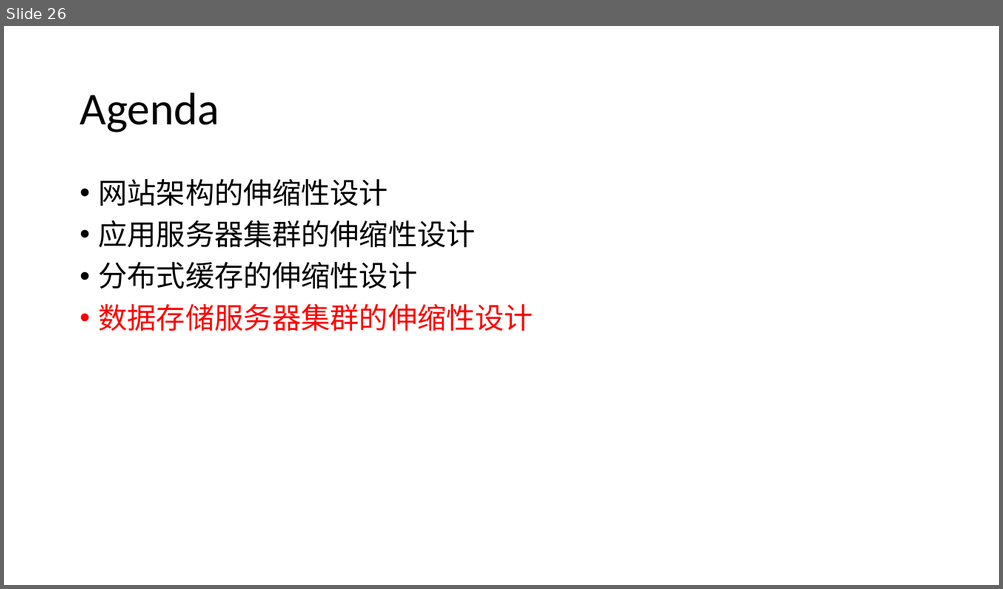
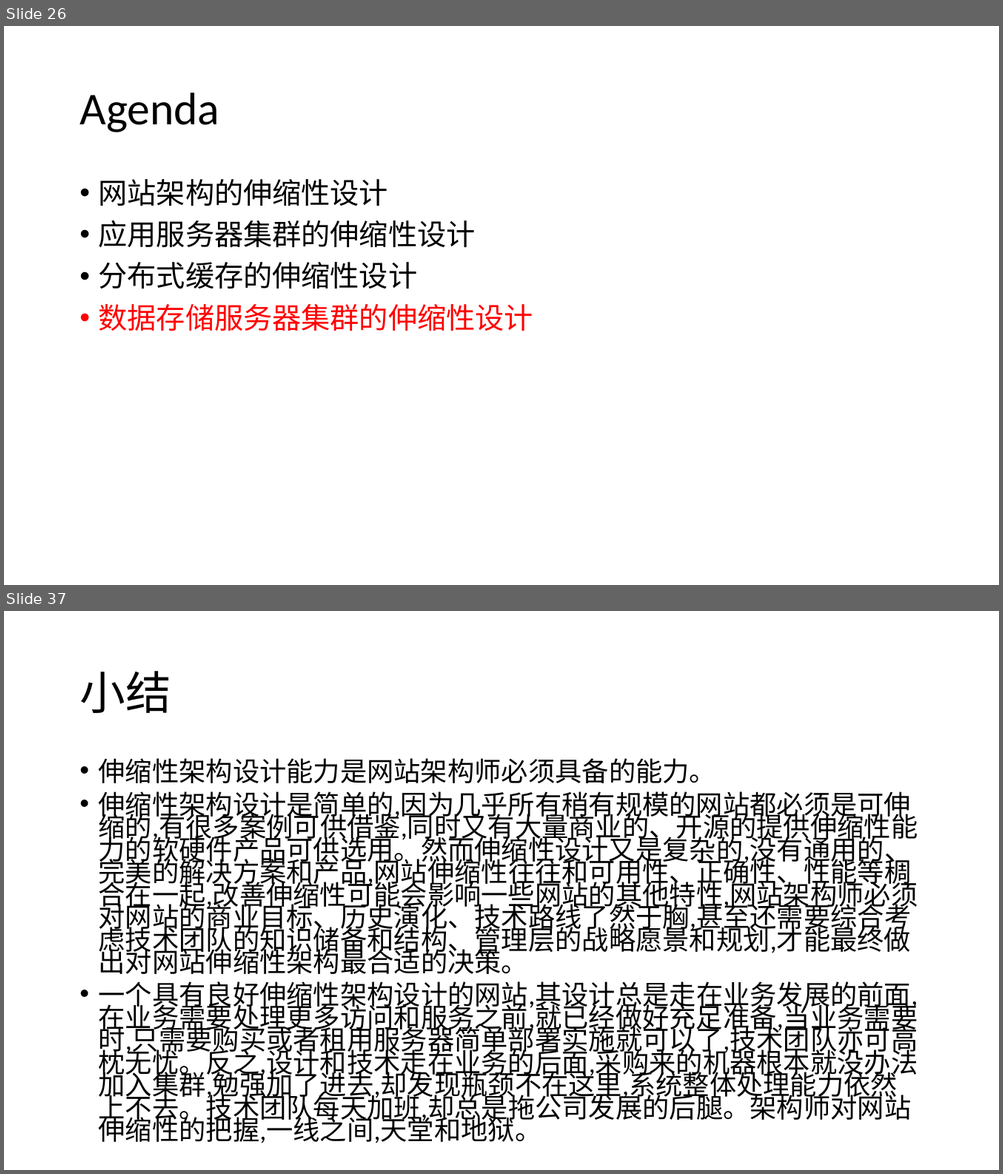
Before and after one commit to airuitian/MicroService, a slide deck: architecture/6. 网站的伸缩性架构.pptx. Shown one above the other, each under a label of ours: slide 26 before the commit, slides 26 and 37 after it; the slides between them are not shown. The pictures are 1003x589 and 1003x1174 pixels, drawn with LibreOffice and Linux fonts; fonts in the diff are those of the drawing. Boxes give left, top, right and bottom in pixels: in the first picture for what was removed or moved away, otherwise in the second. Text is boxed around its words. In the diff, an @@ line names an element or a change of style, - is before the commit and + after.

Commit message:
update ppt

```diff
--- a/architecture/6. 网站的伸缩性架构.pptx
+++ b/architecture/6. 网站的伸缩性架构.pptx
@@ slide 37 added at bbox=[4, 611, 999, 1170], background #FFFFFF @@
@@ title added at bbox=[79, 671, 170, 713], 44 pt, text #000000 @@
+小结
@@ text added at bbox=[99, 758, 918, 1144], 25.9 pt, text #000000 @@
+• 伸缩性架构设计能力是网站架构师必须具备的能力。
+• 伸缩性架构设计是简单的,因为几乎所有稍有规模的网站都必须是可伸缩的,有很多案例可供借鉴,同时又有大量商业的、开源的提供伸缩性能力的软硬件产品可供选用。然而伸缩性设计又是复杂的,没有通用的、完美的解决方案和产品,网站伸缩性往往和可用性、正确性、性能等稠合在一起,改善伸缩性可能会影响一些网站的其他特性,网站架构师必须对网站的商业目标、历史演化、技术路线了然于胸,甚至还需要综合考虑技术团队的知识储备和结构、管理层的战略愿景和规划,才能最终做出对网站伸缩性架构最合适的决策。
+• 一个具有良好伸缩性架构设计的网站,其设计总是走在业务发展的前面,在业务需要处理更多访问和服务之前,就已经做好充足准备,当业务需要时,只需要购买或者租用服务器简单部署实施就可以了,技术团队亦可高枕无忧。反之,设计和技术走在业务的后面,采购来的机器根本就没办法加入集群,勉强加了进去,却发现瓶颈不在这里,系统整体处理能力依然上不去。技术团队每天加班,却总是拖公司发展的后腿。架构师对网站伸缩性的把握,一线之间,天堂和地狱。
```
Also in this commit, not shown: 10 other slides added, 3 other files.
